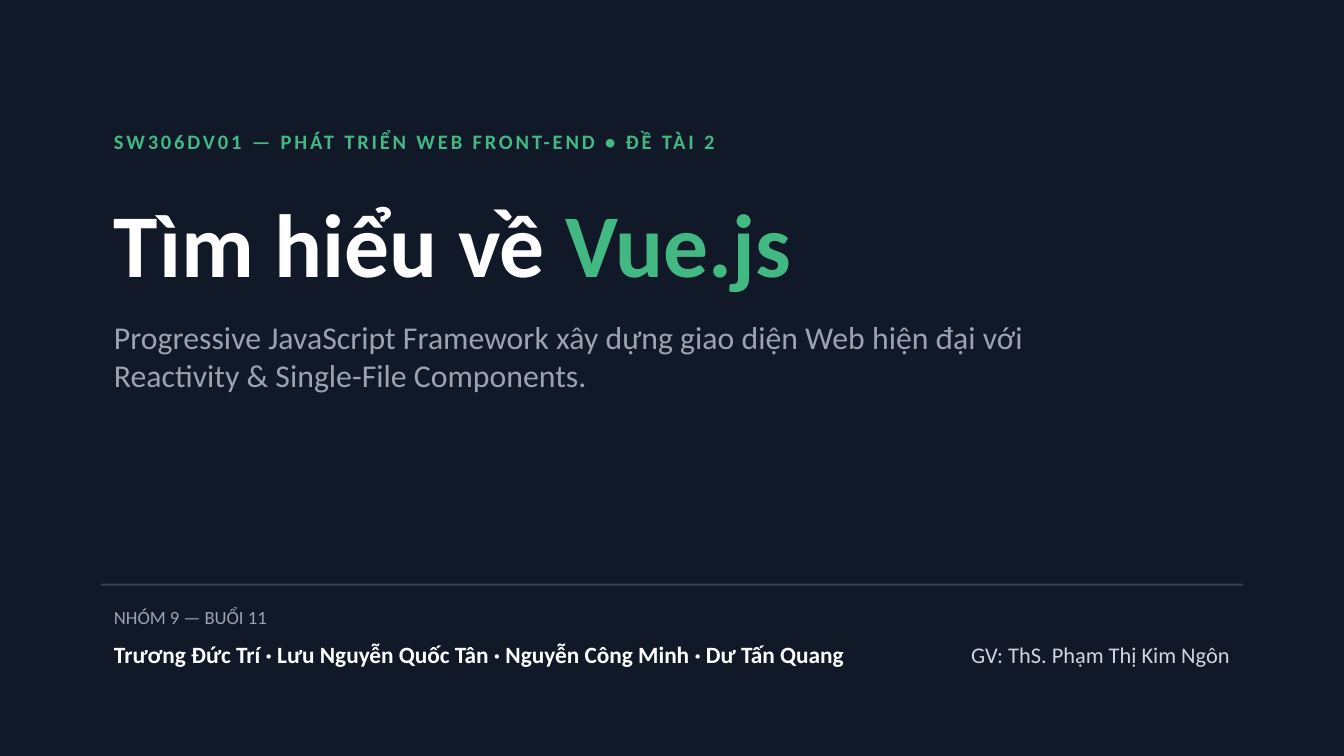
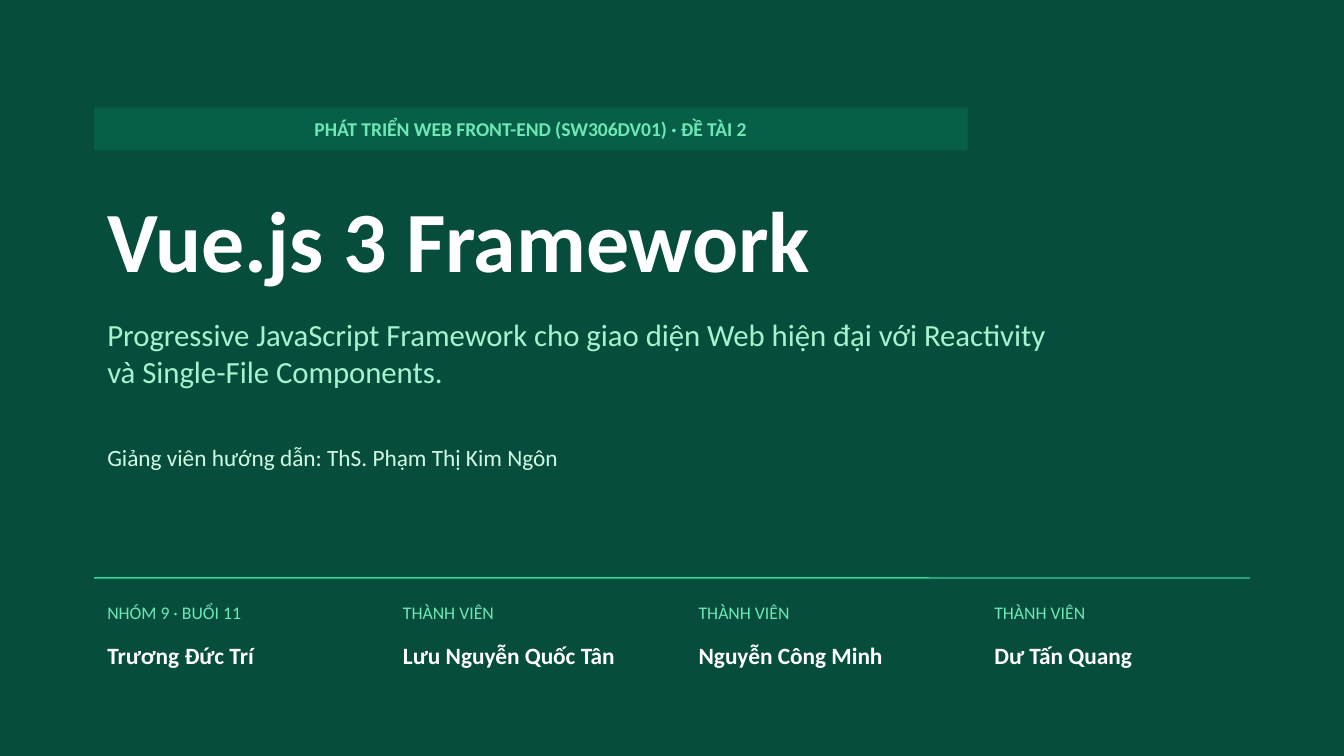
Before and after one commit to Musual-Moncra/vuejs-presentation-group9, a slide deck: slide 1 of Slide_ThuyetTrinh_VueJS_Nhom9.pptx. Drawn at 1344x756 pixels with LibreOffice and Linux fonts; fonts in the diff are those of the drawing. Boxes give left, top, right and bottom in pixels: in the first picture for what was removed or moved away, otherwise in the second. Text is boxed around its words. In the diff, an @@ line names an element or a change of style, - is before the commit and + after.

Commit message:
design: distinct emerald-rounded layout for Group 9 and remove demo instruction slide

```diff
--- a/Slide_ThuyetTrinh_VueJS_Nhom9.pptx
+++ b/Slide_ThuyetTrinh_VueJS_Nhom9.pptx
@@ background #111827 to #064E3B @@
@@ rectangle "PHÁT TRIỂN WEB FRONT-END (SW306DV01) ...": place and size @@
-rectangle "PHÁT TRIỂN WEB FRONT-END (SW306DV01) ..." at <box>704,135,714,149</box>
+rectangle "PHÁT TRIỂN WEB FRONT-END (SW306DV01) ..." at <box>94,108,968,151</box>
@@ rectangle "PHÁT TRIỂN WEB FRONT-END (SW306DV01) ..." at <box>94,108,968,151</box>: fill none to #065F46 @@
@@ text in rectangle at <box>314,120,747,139</box>: text changed; size 11 to 10.5 pt; text colour #42B883 to #6EE7B7 @@
-SW306DV01 — PHÁT TRIỂN WEB FRONT-END • ĐỀ TÀI 2
+PHÁT TRIỂN WEB FRONT-END (SW306DV01) · ĐỀ TÀI 2
@@ text at <box>107,211,810,287</box>: text changed; size 48 to 46 pt @@
-Tìm hiểu về Vue.js
+Vue.js 3 Framework
@@ text at <box>107,324,1045,389</box>: text changed; size 17 to 16.5 pt; text colour #9CA3AF to #A7F3D0 @@
-Progressive JavaScript Framework xây dựng giao diện Web hiện đại với Reactivity & Single-File Components.
+Progressive JavaScript Framework cho giao diện Web hiện đại với Reactivity và Single-File Components.
@@ text at <box>107,447,557,470</box>: text changed; size 12 to 12.5 pt; text colour #D1D5DB to #D1FAE5 @@
-GV: ThS. Phạm Thị Kim Ngôn
+Giảng viên hướng dẫn: ThS. Phạm Thị Kim Ngôn
@@ line moved from (101, 585) - (1243, 585) to (94, 578) - (1250, 578) @@
@@ line (94, 578) - (1250, 578): stroke #374151 1 pt to #34D399 0.75 pt @@
@@ text at <box>107,605,241,619</box>: text changed; size 10 to 9.5 pt; text colour #9CA3AF to #6EE7B7 @@
-NHÓM 9 — BUỔI 11
+NHÓM 9 · BUỔI 11
@@ text added at <box>403,605,494,619</box>, 9.5 pt, text #6EE7B7 @@
+THÀNH VIÊN
@@ text added at <box>699,605,790,619</box>, 9.5 pt, text #6EE7B7 @@
+THÀNH VIÊN
@@ text added at <box>994,605,1086,619</box>, 9.5 pt, text #6EE7B7 @@
+THÀNH VIÊN
@@ text added at <box>107,647,253,668</box>, 12.5 pt, text #FFFFFF, bold @@
+Trương Đức Trí
@@ text at <box>403,644,615,668</box>: text changed @@
-Trương Đức Trí · Lưu Nguyễn Quốc Tân · Nguyễn Công Minh · Dư Tấn Quang
+Lưu Nguyễn Quốc Tân
@@ text added at <box>699,644,882,668</box>, 12.5 pt, text #FFFFFF, bold @@
+Nguyễn Công Minh
@@ text added at <box>994,646,1132,668</box>, 12.5 pt, text #FFFFFF, bold @@
+Dư Tấn Quang
```
Also in this commit, not shown: 9 other slides changed, 1 slide removed, 2 other files.
